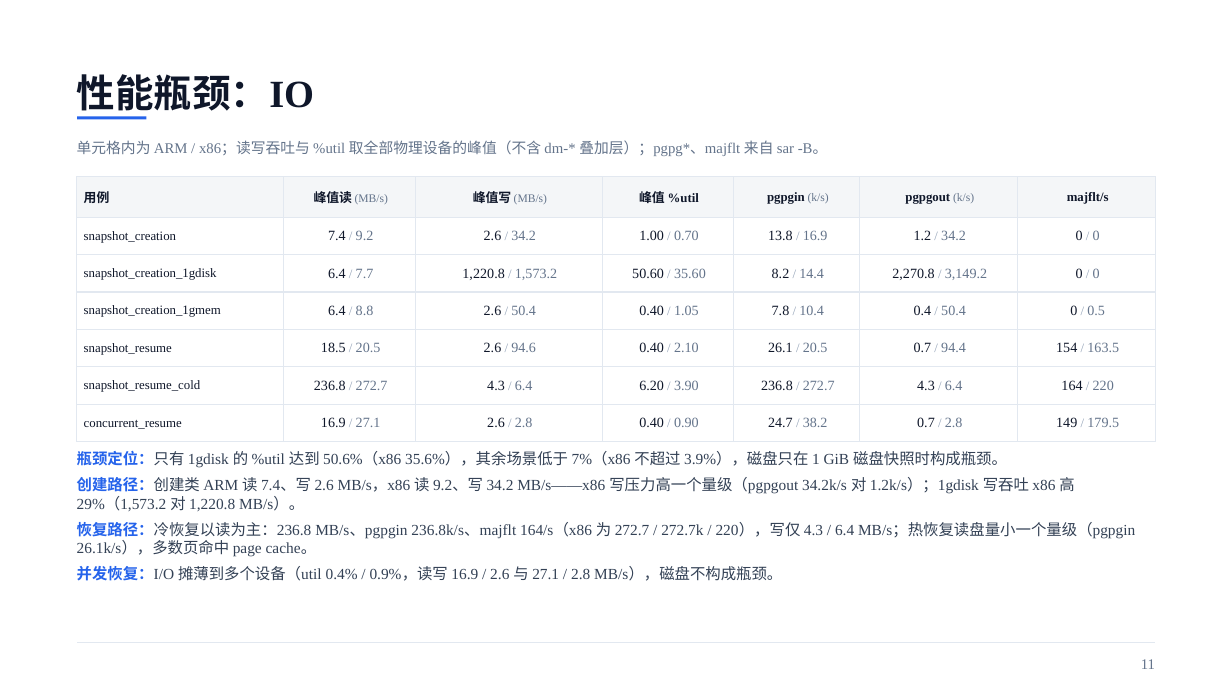
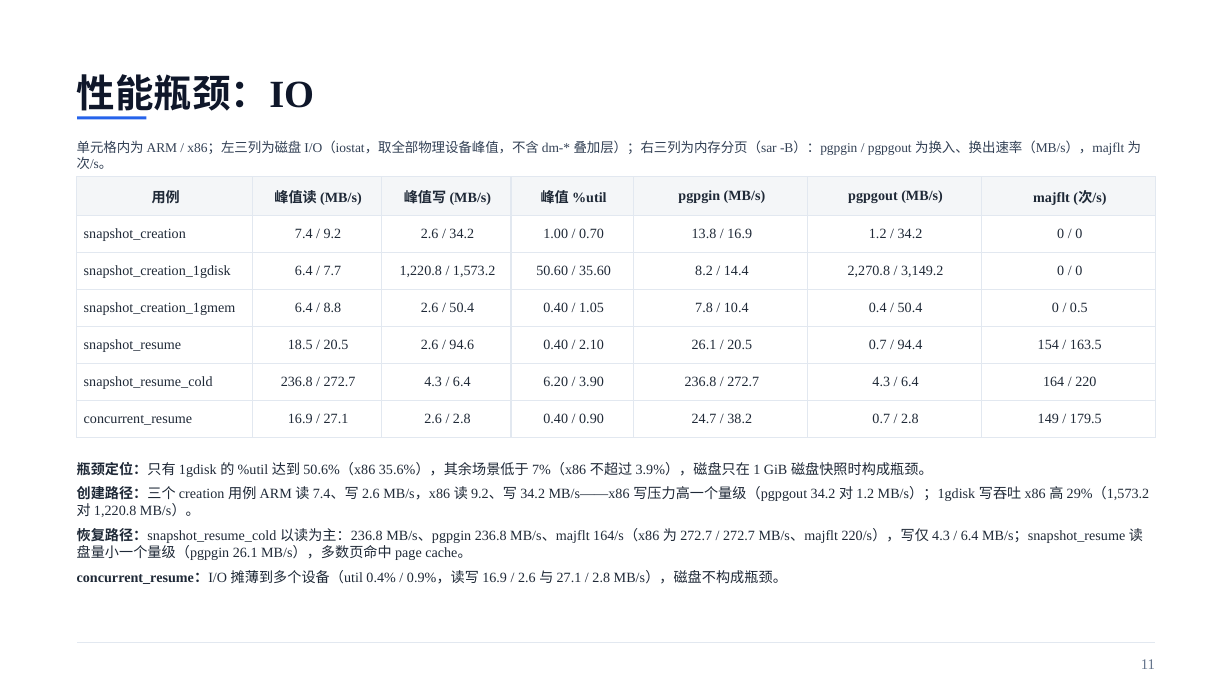
Before and after one commit to liushiqin-647/aenv, a slide deck: slide 11 of agentenv_20261102_polished.pptx. Drawn at 1232x693 pixels with LibreOffice and Linux fonts; fonts in the diff are those of the drawing. Boxes give left, top, right and bottom in pixels: in the first picture for what was removed or moved away, otherwise in the second. Text is boxed around its words. In the diff, an @@ line names an element or a change of style, - is before the commit and + after.

Commit message:
style: 全篇排版与表述统一
删除封面AI卡片与来源行、调整第2/3页标题；第5/6页补充参与进程并模糊设备号；第8-13页统一字号与加粗层级、去大面积彩色文字；第11页修正分页指标单位为MB/s；第14页改为上下排列并左对齐。

```diff
--- a/agentenv_20261102_polished.pptx
+++ b/agentenv_20261102_polished.pptx
@@ text at box(77, 140, 1141, 169): text changed; size 11.5 to 10.5 pt; text colour #64748B to #334155 @@
-单元格内为 ARM / x86；读写吞吐与 %util 取全部物理设备的峰值（不含 dm-* 叠加层）；pgpg*、majflt 来自 sar -B。
+单元格内为 ARM / x86；左三列为磁盘 I/O（iostat，取全部物理设备峰值，不含 dm-* 叠加层）；右三列为内存分页（sar -B）：pgpgin / pgpgout 为换入、换出速率（MB/s），majflt 为次/s。
@@ table at box(77, 177, 1156, 437) @@
-row 1: 用例 | 峰值读 (MB/s) | 峰值写 (MB/s) | 峰值 %util | pgpgin (k/s) | pgpgout (k/s) | majflt/s
+row 1: 用例 | 峰值读 (MB/s) | 峰值写 (MB/s) | 峰值 %util | pgpgin (MB/s) | pgpgout (MB/s) | majflt (次/s)
@@ size 10 to 11 pt, text colour #0F172A to #1F2937 in "用例", "峰值读", "峰值写", "峰值 %util" and 42 more places @@
@@ size 9 to 11 pt, bold on in "(MB/s)", "(MB/s)" @@
@@ text colour #64748B to #1F2937 in "(MB/s)", "(MB/s)", "9.2", "34.2" and 34 more places @@
@@ text colour #94A3B8 to #1F2937 in "/", "/", "/", "/" and 32 more places @@
@@ alignment left to centre @@
@@ text at box(77, 462, 933, 477): size 12 to 11 pt, text colour #334155 to #1F2937 in "瓶颈定位：只有 1gdisk 的 %util 达到 50.6%（x86 35.6%），其余场景低于 ..."; text colour #2563EB to #1F2937 in "瓶颈定位：只有" @@
@@ text "瓶颈定位：只有 1gdisk 的 %util 达到 ...": place and size @@
-text "瓶颈定位：只有 1gdisk 的 %util 达到 ..." at box(77, 451, 1135, 581)
+text "瓶颈定位：只有 1gdisk 的 %util 达到 ..." at box(77, 462, 1150, 584)
@@ text at box(77, 486, 1150, 584): text changed; size 12 to 11 pt; text colour #334155 to #1F2937 @@
-创建路径：创建类 ARM 读 7.4、写 2.6 MB/s，x86 读 9.2、写 34.2 MB/s——x86 写压力高一个量级（pgpgout 34.2k/s 对 1.2k/s）；1gdisk 写吞吐 x86 高 29%（1,573.2 对 1,220.8 MB/s）。
-恢复路径：冷恢复以读为主：236.8 MB/s、pgpgin 236.8k/s、majflt 164/s（x86 为 272.7 / 272.7k / 220），写仅 4.3 / 6.4 MB/s；热恢复读盘量小一个量级（pgpgin 26.1k/s），多数页命中 page cache。
-并发恢复：I/O 摊薄到多个设备（util 0.4% / 0.9%，读写 16.9 / 2.6 与 27.1 / 2.8 MB/s），磁盘不构成瓶颈。
+创建路径：三个 creation 用例 ARM 读 7.4、写 2.6 MB/s，x86 读 9.2、写 34.2 MB/s——x86 写压力高一个量级（pgpgout 34.2 对 1.2 MB/s）；1gdisk 写吞吐 x86 高 29%（1,573.2 对 1,220.8 MB/s）。
+恢复路径：snapshot_resume_cold 以读为主：236.8 MB/s、pgpgin 236.8 MB/s、majflt 164/s（x86 为 272.7 / 272.7 MB/s、majflt 220/s），写仅 4.3 / 6.4 MB/s；snapshot_resume 读盘量小一个量级（pgpgin 26.1 MB/s），多数页命中 page cache。
+concurrent_resume：I/O 摊薄到多个设备（util 0.4% / 0.9%，读写 16.9 / 2.6 与 27.1 / 2.8 MB/s），磁盘不构成瓶颈。
```
Also in this commit, not shown: 13 other slides changed.
